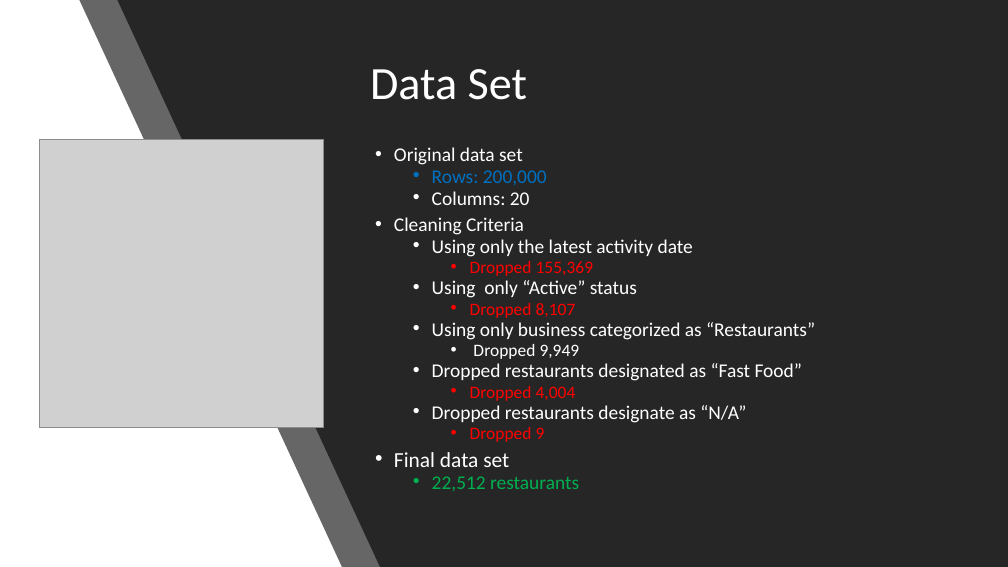
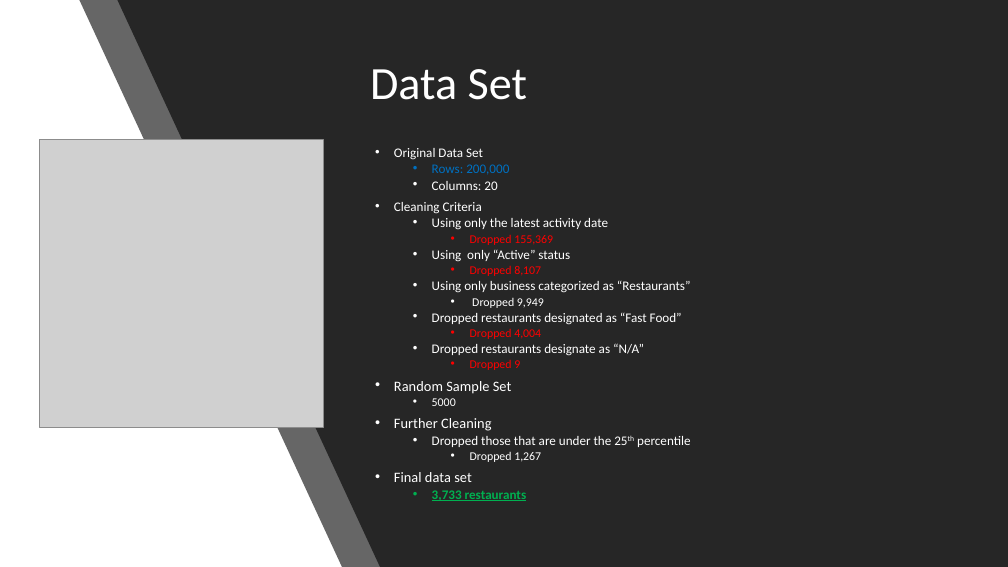
Before and after one commit to ryankchang/project1, a slide deck: slide 8 of GoodEats.pptx. Drawn at 1008x567 pixels with LibreOffice and Linux fonts; fonts in the diff are those of the drawing; grey boxes stand for pictures. Boxes give left, top, right and bottom in pixels: in the first picture for what was removed or moved away, otherwise in the second. Text is boxed around its words. In the diff, an @@ line names an element or a change of style, - is before the commit and + after.

```diff
--- a/GoodEats.pptx
+++ b/GoodEats.pptx
@@ text at box(394, 148, 483, 160): text changed; size 18.5 to 12.5 pt @@
-• Original data set
+• Original Data Set
@@ text at box(394, 164, 691, 482): size 18.5 to 12.5 pt in "Rows: 200,000", "Columns: 20", "Cleaning Criteria", "Using only the latest activity date" and 4 more places; size 16.6 to 11.2 pt in "Dropped 155,369", "Dropped 8,107", "Dropped 9,949", "Dropped 4,004" and 1 more places; size 20.4 to 13.8 pt in "Final data set" @@
@@ text at box(394, 381, 690, 462): paragraphs added @@
+• Random Sample Set
+  • 5000
+• Further Cleaning
+  • Dropped those that are under the 25th percentile
+    • Dropped 1,267
@@ text at box(432, 490, 527, 501): text changed; size 18.5 to 12.5 pt; bold on @@
-  • 22,512 restaurants
+  • 3,733 restaurants
```
Also in this commit, not shown: 5 other slides changed.
